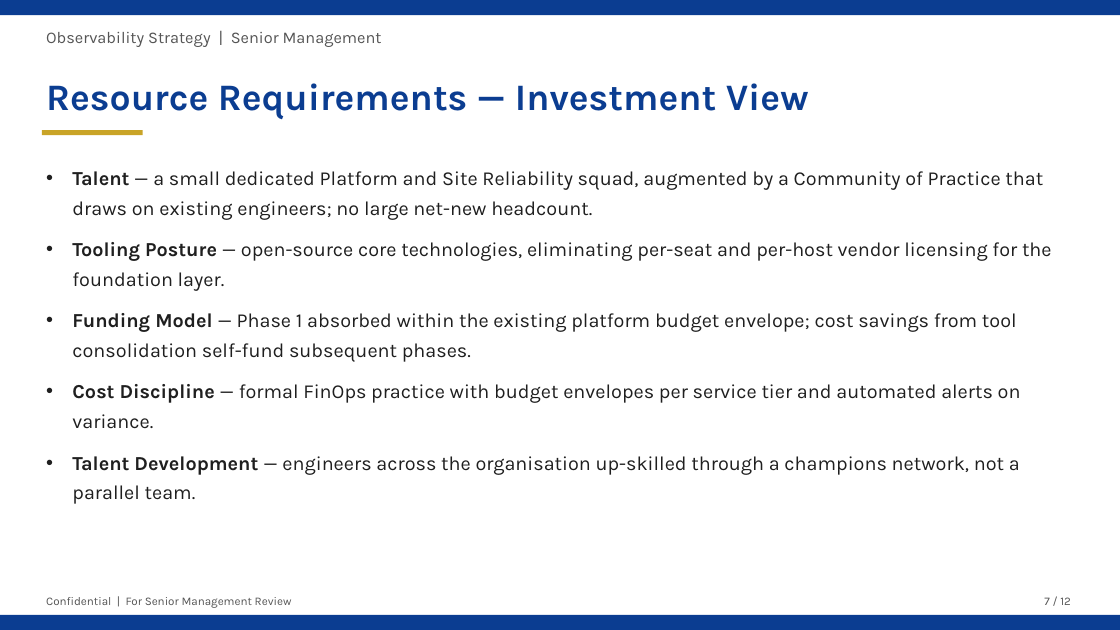
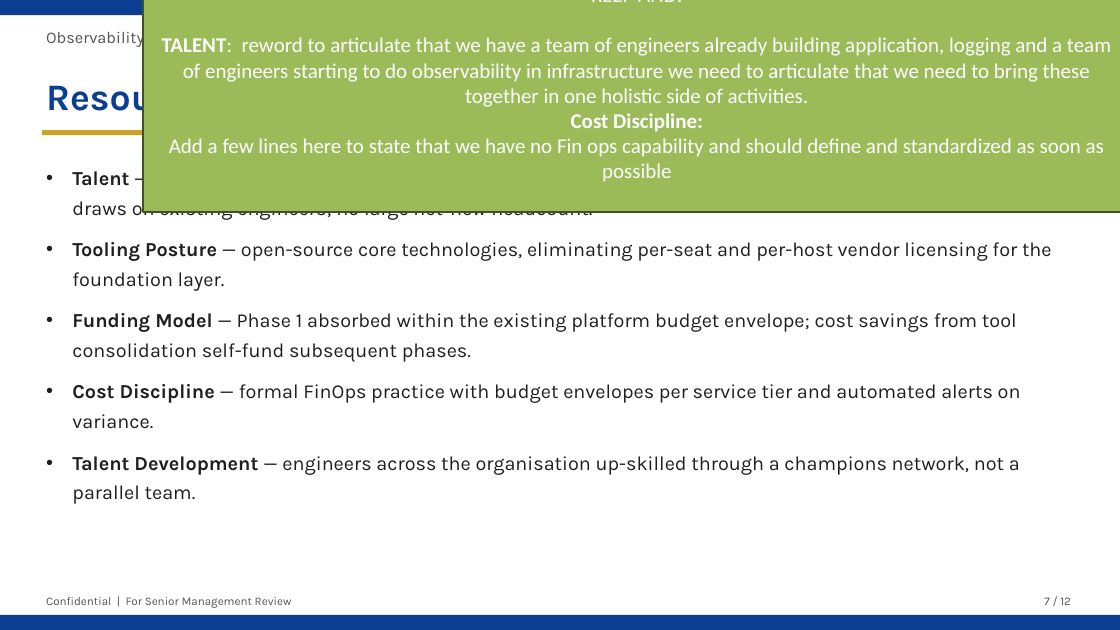
Before and after one commit to anurag-thakur-xceedance/Observability, a slide deck: slide 7 of Presentation/Observability_Strategy_Presentation.pptx. Drawn at 1120x630 pixels with LibreOffice and Linux fonts; fonts in the diff are those of the drawing. Boxes give left, top, right and bottom in pixels: in the first picture for what was removed or moved away, otherwise in the second. Text is boxed around its words. In the diff, an @@ line names an element or a change of style, - is before the commit and + after.

Commit message:
updated presentation

```diff
--- a/Presentation/Observability_Strategy_Presentation.pptx
+++ b/Presentation/Observability_Strategy_Presentation.pptx
@@ rectangle added at (143,0,1120,212), fill #9BBB59, outline #445227 2 pt, 18 pt, text #FFFFFF @@
+KEEP AND:
+TALENT: reword to articulate that we have a team of engineers already building application, logging and a team of engineers starting to do observability in infrastructure we need to articulate that we need to bring these together in one holistic side of activities.
+Cost Discipline:
+Add a few lines here to state that we have no Fin ops capability and should define and standardized as soon as possible
```
Also in this commit, not shown: 10 other slides changed.
